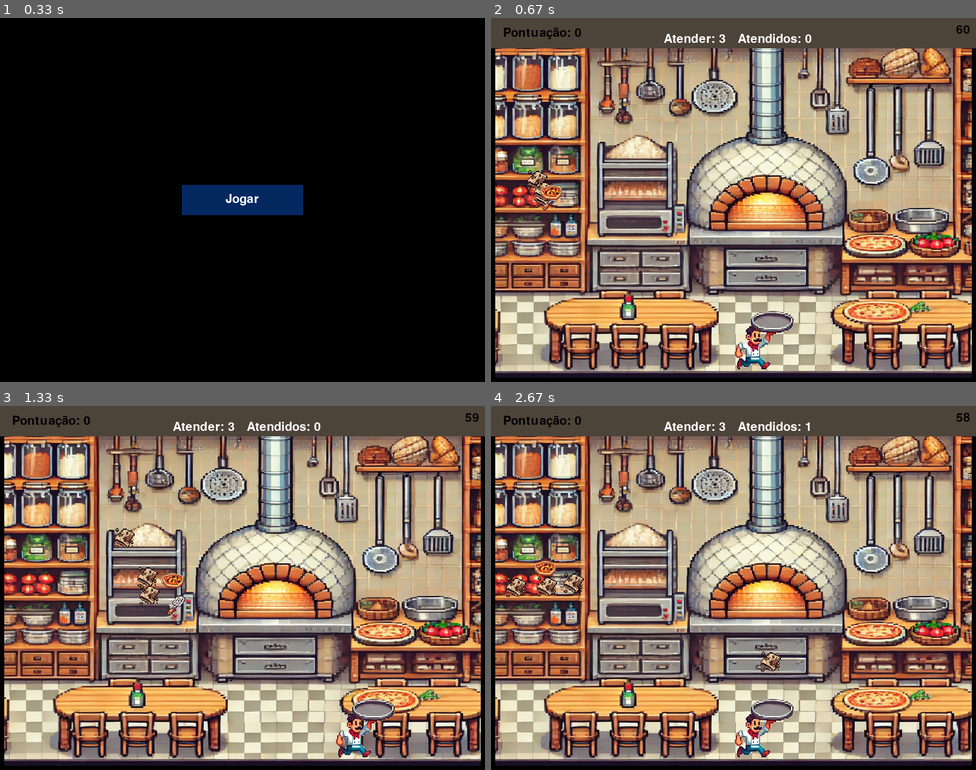
Above: before the commit, frames 1-4 (two rows, left to right).
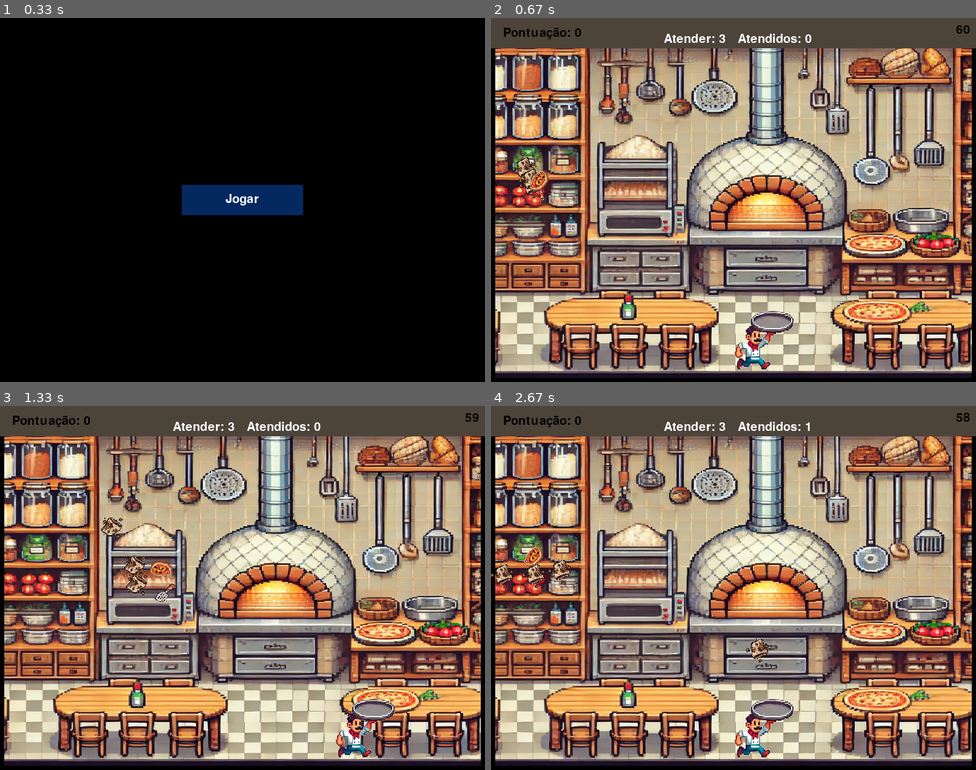
Above: after the commit, the same moments.

Repository: WesleyGCO/Pizza-Panic
Game: pygame game, started from src/main.py
Two runs of this game, one before a commit and one after it. Both use one fixed random seed, a clock stepped at 60 frames per second and the inputs below.
Inputs:
- Up to frame 1 (0.33 s): no input
- Up to frame 2 (0.67 s): click "Jogar" at 0.38 s
- Up to frame 3 (1.33 s): hold Right 0.67-1.13 s; hold Right from 1.17 s (still down)
- Up to frame 4 (2.67 s): release Right at 1.63 s; hold Left 1.67-2.2 s; hold Left 2.23-2.63 s

Frame 1 is identical in both runs. In frame 2, 0.7% of the frame differs, in the area x 4-15%, y 38-53%; in frame 3, 1.2%; in frame 4, 1.4%, in the area x 0-60%, y 38-73%.

Commit message:
Movimentacao da sprite dos itens

Diff:
--- a/src/adapters/primary/pygame_output_adapter.py
+++ b/src/adapters/primary/pygame_output_adapter.py
@@ -31,13 +31,35 @@
 
 #region Criar e Desenhar
 
-def desenhar_item(item):
+def rodar_item(item,angulo):
+    imagem = redimensionar_imagem(item.imagem, item.largura, item.altura)
+    rotated_image = pygame.transform.rotate(imagem, angulo)
+    image_rect = item.imagem.get_rect(center=(item.posicao.x, item.posicao.y))  # Posiciona a imagem no centro da tela
+    rotated_rect = rotated_image.get_rect(center=image_rect.center)
+
     tela = retornar_tela()
-    return tela.blit(redimensionar_imagem(item.imagem, item.largura, item.altura), (item.posicao.x, item.posicao.y))
+
+    return tela.blit(rotated_image,rotated_rect)
+
+def desenhar_item(item,angulo):
+    # tela = retornar_tela()
+    # return tela.blit(redimensionar_imagem(item.imagem, item.largura, item.altura), (item.posicao.x, item.posicao.y))
+    imagem = redimensionar_imagem(item.imagem, item.largura, item.altura)
+    rotated_image = pygame.transform.rotate(imagem, angulo)
+    image_rect = item.imagem.get_rect(center=(item.posicao.x, item.posicao.y))  # Posiciona a imagem no centro da tela
+    rotated_rect = rotated_image.get_rect(center=image_rect.center)
+
+    tela = retornar_tela()
+
+    return tela.blit(rotated_image,rotated_rect)
+
+def rotacionar_item(item):
+    pass
 
 def desenhar_personagem(personagem):
     tela = retornar_tela()
     return tela.blit(redimensionar_imagem(personagem.imagem_pizzaiolo, personagem.largura, personagem.altura), (personagem.posicao.x, personagem.posicao.y))
+
 
 def criar_superficie(tamanho):
     return pygame.Surface((tamanho, 50))
--- a/src/adapters/primary/ui/fase_ui.py
+++ b/src/adapters/primary/ui/fase_ui.py
@@ -13,6 +13,8 @@
         self.imagem_redimensionada = pygame_output_adapter.redimensionar_imagem(self.imagem, self.tela_altura, self.tela_largura)
         self.placar_service = PlacarService()
 
+        self.angulo = 0
+
     def renderizar(self, fase_model, personagem_servico, tempo_servico, item_servico, tempo):
         pygame_output_adapter.preencher_tela((147, 158, 150))
         pygame_output_adapter.desenhar_superficie(self.imagem_redimensionada, (0, 0))
@@ -24,9 +26,17 @@
         tempo_servico.atualizar_contador(fase_model.personagem, self.posicao_x_texto, self.posicao_y_texto)
         tempo_servico.contagem_regressiva(fase_model.tempo_inicial, self.tela_altura)
 
+        if self.angulo >= 360:
+            self.angulo = 0
+        else:
+            self.angulo += 3
+
+        # print(self.angulo)
+
         for item in fase_model.itens_ruins:
-            item_servico.desenhar_item(item)
+            item_servico.desenhar_item(item,self.angulo)
             item_servico.movimento_item(item, tempo)
+            # item_servico.roda_item(item,self.angulo)
             if (item.posicao.y > 600):
                 novo_item = item_servico.reinicia_item(item)
                 fase_model.itens_ruins.remove(item)
--- a/src/adapters/primary/use_cases/gerenciar_fase.py
+++ b/src/adapters/primary/use_cases/gerenciar_fase.py
@@ -15,6 +15,7 @@
 def iniciar_fase(jogo_model, jogo_ui, fase_ui, item_service, personagem_service):
     while True:
         fase = criar_fase(jogo_model.fase_atual, jogo_ui.personagem, jogo_ui.itens_ruins)
+
         fase_service = FaseService(fase, fase_ui, item_service, personagem_service)
         fase_service.iniciar()
 
--- a/src/adapters/primary/use_cases/gerenciar_item.py
+++ b/src/adapters/primary/use_cases/gerenciar_item.py
@@ -7,5 +7,8 @@
     x, y = randomizacao_service.gerar_posicao_aleatoria()
     return Item(tipo_item, 0, 300, 40, 40, x, y)
 
-def desenhar_item(item):
-    pygame_output_adapter.desenhar_item(item)
+def desenhar_item(item,angulo):
+    pygame_output_adapter.desenhar_item(item,angulo)
+
+def rodar_item(item,angulo):
+    pygame_output_adapter.rodar_item(item,angulo)
--- a/src/core/services/item_service.py
+++ b/src/core/services/item_service.py
@@ -9,8 +9,11 @@
     def criar_item(self):
         return gerenciar_item.criar_item()
 
-    def desenhar_item(self, item):
-        return gerenciar_item.desenhar_item(item)
+    def desenhar_item(self, item, angulo):
+        return gerenciar_item.desenhar_item(item, angulo)
+
+    def roda_item(self, imagem,angulo):
+        return gerenciar_item.rodar_item(imagem,angulo)
 
     def movimento_item(self, itemMovimenta, tempo):
         # Verifica se o objeto é do tipo Item
